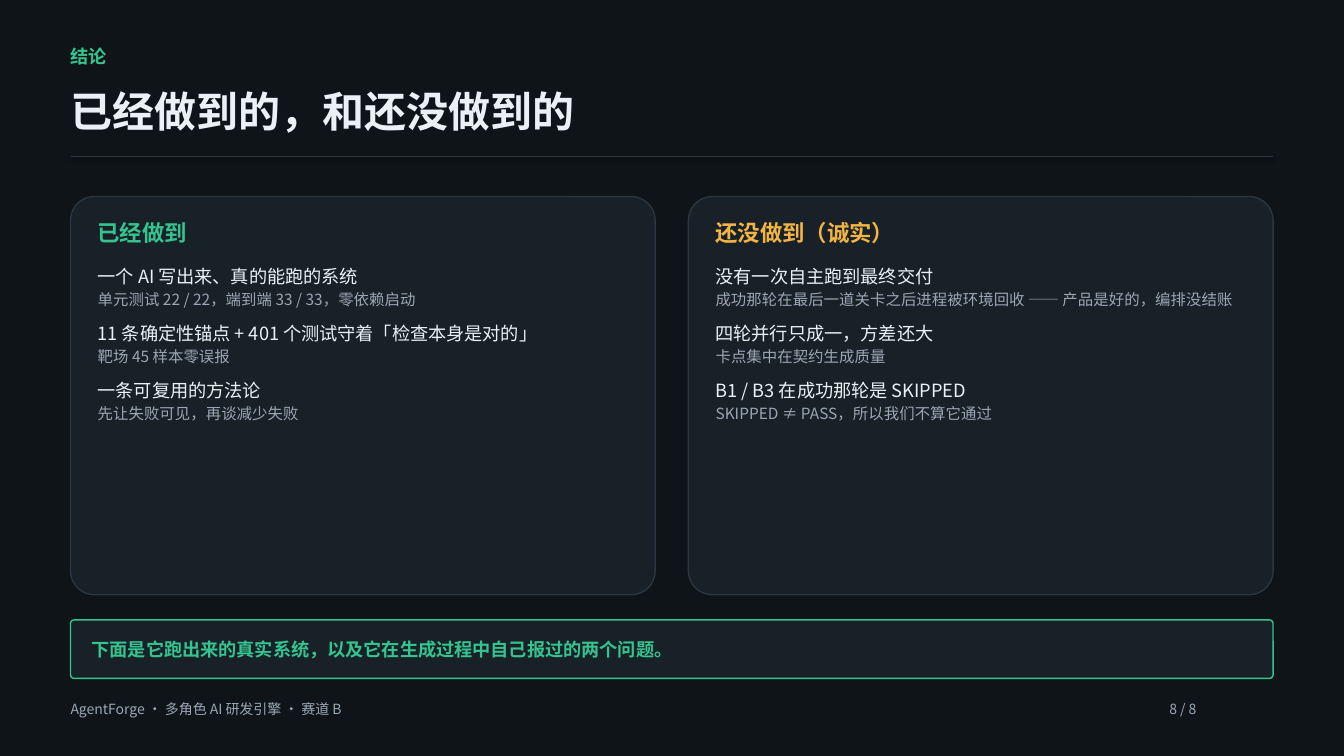
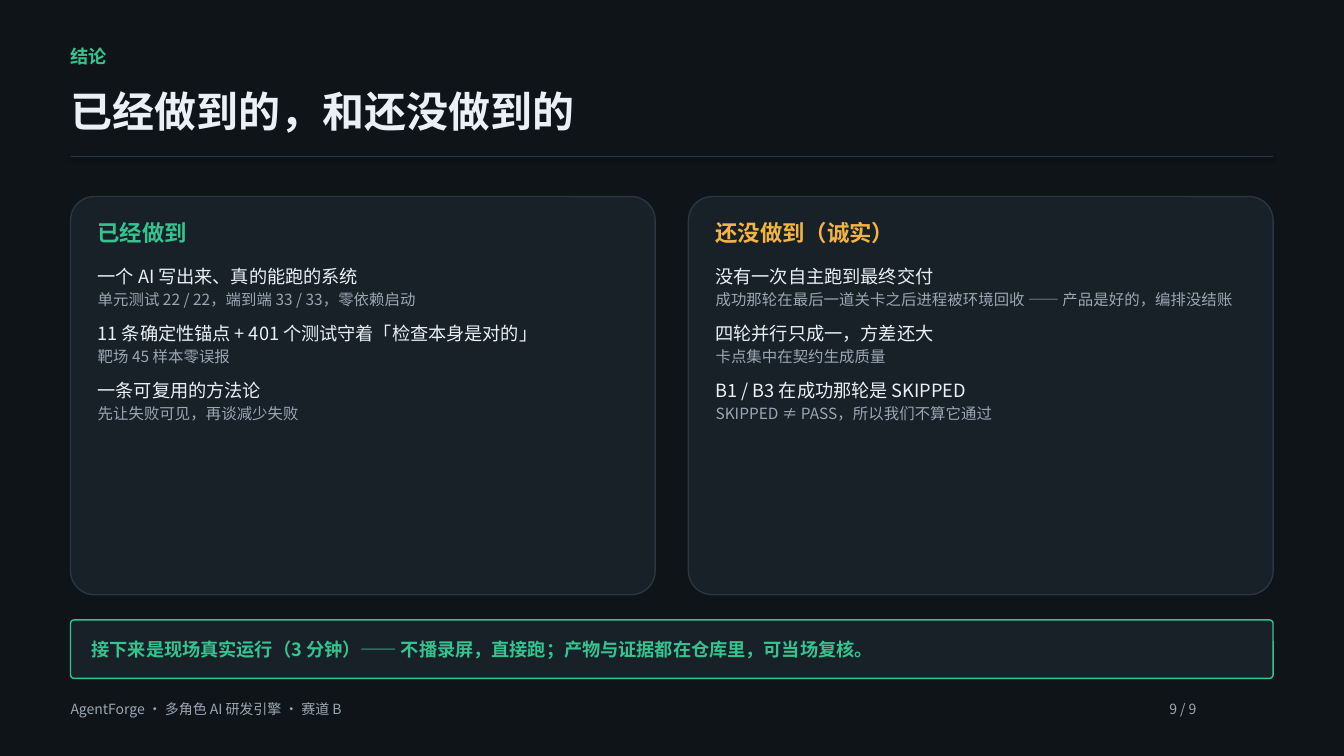
Before and after one commit to liezhuren/agentforge, a slide deck: slide 9 of docs/competition/AgentForge-赛道B.pptx (slide 8 before the commit). Drawn at 1344x756 pixels with LibreOffice and Linux fonts; fonts in the diff are those of the drawing. Boxes give left, top, right and bottom in pixels: in the first picture for what was removed or moved away, otherwise in the second. Text is boxed around its words. In the diff, an @@ line names an element or a change of style, - is before the commit and + after.

Commit message:
feat(competition): PPT 增加「实跑产物」页（第 3 页，带真实界面截图）
问题：cb-6 明明能跑，但 PPT 里只有第 1 页和第 8 页各一行"22/22、33/33"，
从来没有任何一页展示这个产品长什么样、能干什么。对赛道 B 来说这是最硬的资产，
放在最后一行字里等于没有。

新增第 3 页「先看东西」：
- 真实界面截图（headless Chrome，1440x900）—— 论文列表里是三条真实中文标题
- 可复核的验收结果：22/22 测试 · 33/33 真实 HTTP 端到端 · 18/18 论文属性往返
- 演示动线五步（注册登录 / 建论文 / 评论回复 / 好友关注兴趣推荐 / 403 权限边界）
- 生成成本一行（40-75 分钟 · 约 100 万 token · 约 $1-2）

页数 8 -> 9（规则原文是"约 8 页"，允许）。footer 改成自动页码，过渡句同步：
末页从"下面是它跑出来的真实系统"改成"接下来是现场真实运行（3 分钟）——不播录屏，直接跑"。

配套：
- 截图存 docs/competition/evidence/cb-6-ui-home.png
- PDF 重新导出
- 07 讲稿同步成 9 页（新增第 3 页讲稿），重命名为 07-PPT讲稿.md 并修索引链接
- 材料里"398 个测试"统一为 401（当前实际值）

截图过程本身也踩了两个坑，记一下：
1) 用 PowerShell 传 JSON 时若直接传字符串，中文会变 ????（需显式 UTF-8 字节）；
2) 第一版截图因此显示乱码标题，是播种脚本的错，不是应用的错。

```diff
--- a/docs/competition/AgentForge-赛道B.pptx
+++ b/docs/competition/AgentForge-赛道B.pptx
@@ text in rounded rectangle at bbox=[92, 640, 873, 659]: text changed @@
-下面是它跑出来的真实系统，以及它在生成过程中自己报过的两个问题。
+接下来是现场真实运行（3 分钟）—— 不播录屏，直接跑；产物与证据都在仓库里，可当场复核。
@@ text at bbox=[1169, 703, 1197, 714]: text changed @@
-8 / 8
+9 / 9
```
Also in this commit, not shown: 6 other slides changed, 1 slide added, 4 other files.
